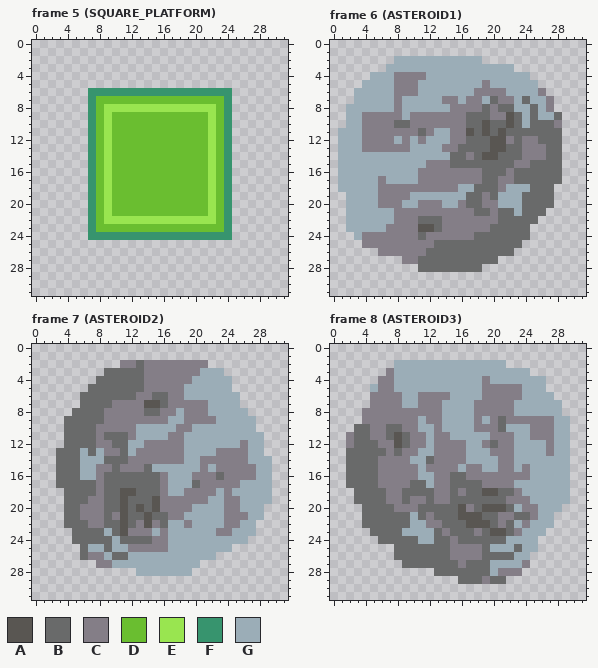
Pixel-art file -- built-to-scale/gfx/collideable-objects.aseprite. The picture above is the old version.
32x32 pixels, 11 frames. Shown: frame 5 (SQUARE_PLATFORM), frame 6 (ASTEROID1), frame 7 (ASTEROID2), frame 8 (ASTEROID3). The commit also changed other frames, which this record leaves out.
Palette (. is transparent): A #595652  B #696a6a  C #847e87  D #6abe30  E #99e550  F #37946e  G #9badb7
Pixels before, frame 5 (SQUARE_PLATFORM), first column x 7:
 6 FFFFFFFFFFFFFFFFFF
 7 FDDDDDDDDDDDDDDDDF
 8 FDEEEEEEEEEEEEEEDF
 9 FDEDDDDDDDDDDDDEDF
10 FDEDDDDDDDDDDDDEDF
11 FDEDDDDDDDDDDDDEDF
12 FDEDDDDDDDDDDDDEDF
13 FDEDDDDDDDDDDDDEDF
14 FDEDDDDDDDDDDDDEDF
15 FDEDDDDDDDDDDDDEDF
16 FDEDDDDDDDDDDDDEDF
17 FDEDDDDDDDDDDDDEDF
18 FDEDDDDDDDDDDDDEDF
19 FDEDDDDDDDDDDDDEDF
20 FDEDDDDDDDDDDDDEDF
21 FDEDDDDDDDDDDDDEDF
22 FDEEEEEEEEEEEEEEDF
23 FDDDDDDDDDDDDDDDDF
24 FFFFFFFFFFFFFFFFFF
Pixels before, frame 6 (ASTEROID1), first column x 1:
 2 .......GGGGGGGGGGG..........
 3 ......GGGGGGGGGGGGGGGG......
 4 ....GGGCCCCGGGGGGGGGGGGG....
 5 ...GGGGCCCGGGGGGGGCGGGGGG...
 6 ..GGGGGCCCGGGGGGGCCCCGGGGC..
 7 ..GGGGGCGGGGGCCGCCGBCCGBGGC.
 8 .GGGGGGCGGGGGGCCCCBCBBGGBGC.
 9 .GGCCCCCGCCCCCCCBBBCCABGBGGB
10 .GGCCCCBBCCCCCCCBBABBABGBBBC
11 GGGCCCCCCCBCGGCCABABABBBBBBB
12 GGGCCCCGCGCGGGCCBBBAACBCCBBB
13 GGGCCCCCCGGGGCCBBBBAABBCCCBB
14 GGGGGGGGGGGGGGBBCBAABBBCCCBB
15 GGGGGGGGGGGCCCBBBBBBBBCCBBBB
16 GGGGGGGGGGCCCCCCCCBBBCBBBBBB
17 GGGGGCGGGGCCCCCCCCBBCCBBBBBB
18 GGGGGCCCCCCCCCCGGBBBCGGGBBB.
19 .GGGGCCCCGGGGGGGBBCBGGGBBBB.
20 .GGGGCCCGGCCCGGCBBCCGGGBBBB.
21 .GGGGGGCCCCCCCCCCBBCBBGBBB..
22 .GGGGGGCCCBBBCCCCCCCBBBBB...
23 .GGGGGCCCCAABCCCCCCBBBBB....
24 ..GCCCCCCCBCCCCCCBBBBBBB....
25 ...CCCCCCCCCBBBBBBBBBBB.....
26 .....CCCCCCBBBBBBBBBBB......
27 ........CCBBBBBBBBBB........
28 ..........BBBBBBBB..........
Pixels before, frame 7 (ASTEROID2), first column x 3:
 2 ........CCBCCCCCCCC........
 3 ......BBBBBCCCCCCCGGG......
 4 .....BBBBBBCCCCCCGGGGG.....
 5 ....BBBBBBBCCCCCGGGGGG.....
 6 ...BBBBBBBCCBBCCGGGGGGG....
 7 ...BBBBCCCCAABCCCCCGGGG....
 8 ..BBBBCCCCCBBCCGCCCGGGGG...
 9 .BBBBBCCCCCCCCGGCCCCGGGGG..
10 .BBBBCCCCCGGGGGCCGGGGGGGG..
11 .BBBBCBBBCGGGGCCGGGGGGGGGG.
12 .BBBBCCBBGGCCCCCGGGGGGGCGG.
13 BBBGBGCCBGCCCCCCGGGGCCCCGG.
14 BBBGGGBBBCCCCCCCGGCCCCCCGGG
15 BBBGGCCBCCCBGGGGGGCGCCCCCGG
16 BBBGGCBBBBBBBCGGGCCCBCCCCGG
17 BBBBBCBBBBBBBCGGGBCCCCCGGGG
18 .BBBBCBBAABBBCGGCCCCGCGGGGG
19 .BBBCCBBABBBACCCCCCGGCCGGGG
20 .BBCCCBBABABACCCCGGGGCCGGG.
21 .BBCCCBCABBABBCCGGGGGCCCGG.
22 .BBBCCBBABCACBGGCGGGGCCGG..
23 ..BBBBGBACCCGCGGGGGGCCGGG..
24 ..BBBBBGBBBBCCGGGGGGGGGG...
25 ...BGGBGGCCCCCGGGGGGGG.....
26 ...BCCGBBGGGGGGGGGGG.......
27 .....CCGGGGGGGGGGG.........
28 ..........GGGGGGG..........
Pixels before, frame 8 (ASTEROID3), first column x 2:
 2 ......GGGGGGGGGGGGGG........
 3 .....CGGGGGGGGGGGGGGGGG.....
 4 ....CCGGGGGGGGGGGCGGGGGGG...
 5 ...GCCGGGGGGGGGGGCCCCCGGG...
 6 ...CCCCGGCCCCGGGGCCCCCGGGG..
 7 ...CCCCGGCCCGGGGCCCCCGGGGGG.
 8 ..CCCCCCCCCCGGGGCCCCCGGGGGG.
 9 ..CCCCCCCGCCGGGGCGCBCCCCCCGG
10 .BBCCBBCCGGCGGGGCCCBGGGCCCGG
11 CBBCCBABCCGCCGGGGGCCCGGCCCGG
12 CBBBCCABCCGCCCCGGCBCCGGGGCGG
13 BBBBBCBCCGGCCCCGGGCCCGGGGCGG
14 BBBBCCCCGGBCCCCGGGGCCGGGGGGG
15 BBBBCCCCCGCCCCGCCGGCCGCGGGGG
16 BBBBCCCCCGGCCBBCCCCCCCCGGGGG
17 BBBBCCCCBBGCCBBBBCCCCGGGGGGG
18 .BBBBCCBBBBCCBCBBAABBCGGGGGG
19 .BBBBCCBCCBCCBBBBBBBCCCGGGGG
20 ..BBBBCCCBBBBBACBAAABGCCGGG.
21 ..BBBBBBGBCBBBAAABBCCBBCGG..
22 ..BBBBBBGGCCBBBAAABCBGCGGG..
23 ...BBBBGGGGBCBBBCBAABCGGG...
24 ....BBBBBGGBBCBBBBBBGGGG....
25 ......BBBBBBBCCCCBGGGBGG....
26 ......BBBBBBBCCCCBBBBGG.....
27 .......BBBBBBBCBBBGGGGC.....
28 ...........BBBBBBBGCCC......
29 ..............BBBCBB........
Once edited:
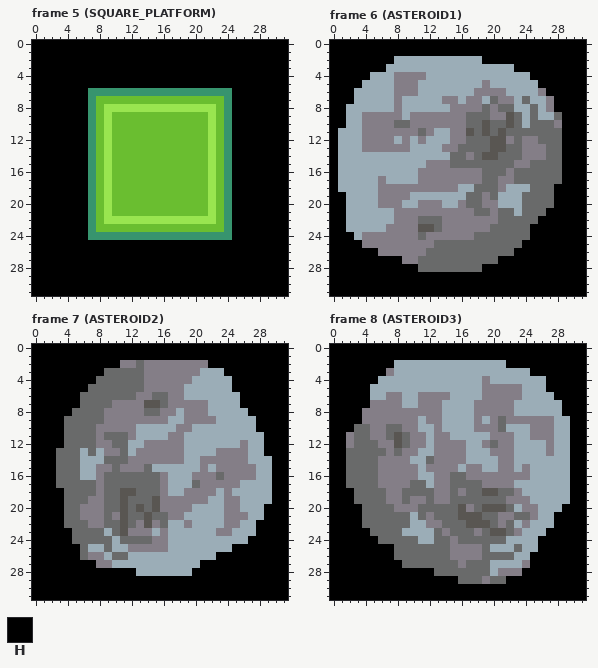
Colours new in this view: H #000000
The edit:
layer "Layer 2" now shown
Changed rows in their new state; - is an unchanged pixel.
Frame 5 (SQUARE_PLATFORM), layer "Layer 2":
first column x 0:
 0 HHHHHHHHHHHHHHHHHHHHHHHHHHHHHHHH
 1 HHHHHHHHHHHHHHHHHHHHHHHHHHHHHHHH
 2 HHHHHHHHHHHHHHHHHHHHHHHHHHHHHHHH
 3 HHHHHHHHHHHHHHHHHHHHHHHHHHHHHHHH
 4 HHHHHHHHHHHHHHHHHHHHHHHHHHHHHHHH
 5 HHHHHHHHHHHHHHHHHHHHHHHHHHHHHHHH
 6 HHHHHHH------------------HHHHHHH
 7 HHHHHHH------------------HHHHHHH
 8 HHHHHHH------------------HHHHHHH
 9 HHHHHHH------------------HHHHHHH
10 HHHHHHH------------------HHHHHHH
11 HHHHHHH------------------HHHHHHH
12 HHHHHHH------------------HHHHHHH
13 HHHHHHH------------------HHHHHHH
14 HHHHHHH------------------HHHHHHH
15 HHHHHHH------------------HHHHHHH
16 HHHHHHH------------------HHHHHHH
17 HHHHHHH------------------HHHHHHH
18 HHHHHHH------------------HHHHHHH
19 HHHHHHH------------------HHHHHHH
20 HHHHHHH------------------HHHHHHH
21 HHHHHHH------------------HHHHHHH
22 HHHHHHH------------------HHHHHHH
23 HHHHHHH------------------HHHHHHH
24 HHHHHHH------------------HHHHHHH
25 HHHHHHHHHHHHHHHHHHHHHHHHHHHHHHHH
26 HHHHHHHHHHHHHHHHHHHHHHHHHHHHHHHH
27 HHHHHHHHHHHHHHHHHHHHHHHHHHHHHHHH
28 HHHHHHHHHHHHHHHHHHHHHHHHHHHHHHHH
29 HHHHHHHHHHHHHHHHHHHHHHHHHHHHHHHH
30 HHHHHHHHHHHHHHHHHHHHHHHHHHHHHHHH
31 HHHHHHHHHHHHHHHHHHHHHHHHHHHHHHHH
Frame 6 (ASTEROID1), layer "Layer 2":
first column x 0:
 0 HHHHHHHHHHHHHHHHHHHHHHHHHHHHHHHH
 1 HHHHHHHHHHHHHHHHHHHHHHHHHHHHHHHH
 2 HHHHHHHH-----------HHHHHHHHHHHHH
 3 HHHHHHH----------------HHHHHHHHH
 4 HHHHH--------------------HHHHHHH
 5 HHHH----------------------HHHHHH
 6 HHH------------------------HHHHH
 7 HHH-------------------------HHHH
 8 HH--------------------------HHHH
 9 HH---------------------------HHH
10 HH---------------------------HHH
11 H----------------------------HHH
12 H----------------------------HHH
13 H----------------------------HHH
14 H----------------------------HHH
15 H----------------------------HHH
16 H----------------------------HHH
17 H----------------------------HHH
18 H---------------------------HHHH
19 HH--------------------------HHHH
20 HH--------------------------HHHH
21 HH-------------------------HHHHH
22 HH------------------------HHHHHH
23 HH-----------------------HHHHHHH
24 HHH----------------------HHHHHHH
25 HHHH--------------------HHHHHHHH
26 HHHHHH-----------------HHHHHHHHH
27 HHHHHHHHH------------HHHHHHHHHHH
28 HHHHHHHHHHH--------HHHHHHHHHHHHH
29 HHHHHHHHHHHHHHHHHHHHHHHHHHHHHHHH
30 HHHHHHHHHHHHHHHHHHHHHHHHHHHHHHHH
31 HHHHHHHHHHHHHHHHHHHHHHHHHHHHHHHH
Frame 7 (ASTEROID2), layer "Layer 2":
first column x 0:
 0 HHHHHHHHHHHHHHHHHHHHHHHHHHHHHHHH
 1 HHHHHHHHHHHHHHHHHHHHHHHHHHHHHHHH
 2 HHHHHHHHHHH-----------HHHHHHHHHH
 3 HHHHHHHHH---------------HHHHHHHH
 4 HHHHHHHH-----------------HHHHHHH
 5 HHHHHHH------------------HHHHHHH
 6 HHHHHH--------------------HHHHHH
 7 HHHHHH--------------------HHHHHH
 8 HHHHH----------------------HHHHH
 9 HHHH------------------------HHHH
10 HHHH------------------------HHHH
11 HHHH-------------------------HHH
12 HHHH-------------------------HHH
13 HHH--------------------------HHH
14 HHH---------------------------HH
15 HHH---------------------------HH
16 HHH---------------------------HH
17 HHH---------------------------HH
18 HHHH--------------------------HH
19 HHHH--------------------------HH
20 HHHH-------------------------HHH
21 HHHH-------------------------HHH
22 HHHH------------------------HHHH
23 HHHHH-----------------------HHHH
24 HHHHH----------------------HHHHH
25 HHHHHH-------------------HHHHHHH
26 HHHHHH-----------------HHHHHHHHH
27 HHHHHHHH-------------HHHHHHHHHHH
28 HHHHHHHHHHHHH-------HHHHHHHHHHHH
29 HHHHHHHHHHHHHHHHHHHHHHHHHHHHHHHH
30 HHHHHHHHHHHHHHHHHHHHHHHHHHHHHHHH
31 HHHHHHHHHHHHHHHHHHHHHHHHHHHHHHHH
Frame 8 (ASTEROID3), layers "Layer 1", "Layer 2":
first column x 0:
 0 HHHHHHHHHHHHHHHHHHHHHHHHHHHHHHHH
 1 HHHHHHHHHHHHHHHHHHHHHHHHHHHHHHHH
 2 HHHHHHHH--------------HHHHHHHHHH
 3 HHHHHHH------------------HHHHHHH
 4 HHHHHHGG-------------------HHHHH
 5 HHHHH-GG-------------------HHHHH
 6 HHHHHGG---------------------HHHH
 7 HHHHH------------------------HHH
 8 HHHH-------------------------HHH
 9 HHHH--------------------------HH
10 HHH---------------------------HH
11 HH----------------------------HH
12 HH----------------------------HH
13 HH----------------------------HH
14 HH----------------------------HH
15 HH----------------------------HH
16 HH----------------------------HH
17 HH----------------------------HH
18 HHH---------------------------HH
19 HHH---------------------------HH
20 HHHH-------------------------HHH
21 HHHH------------------------HHHH
22 HHHH------------------------HHHH
23 HHHHH----------------------HHHHH
24 HHHHHH--------------------HHHHHH
25 HHHHHHHH------------------HHHHHH
26 HHHHHHHH-----------------HHHHHHH
27 HHHHHHHHH----------------HHHHHHH
28 HHHHHHHHHHHHH-----------HHHHHHHH
29 HHHHHHHHHHHHHHHH------HHHHHHHHHH
30 HHHHHHHHHHHHHHHHHHHHHHHHHHHHHHHH
31 HHHHHHHHHHHHHHHHHHHHHHHHHHHHHHHH
